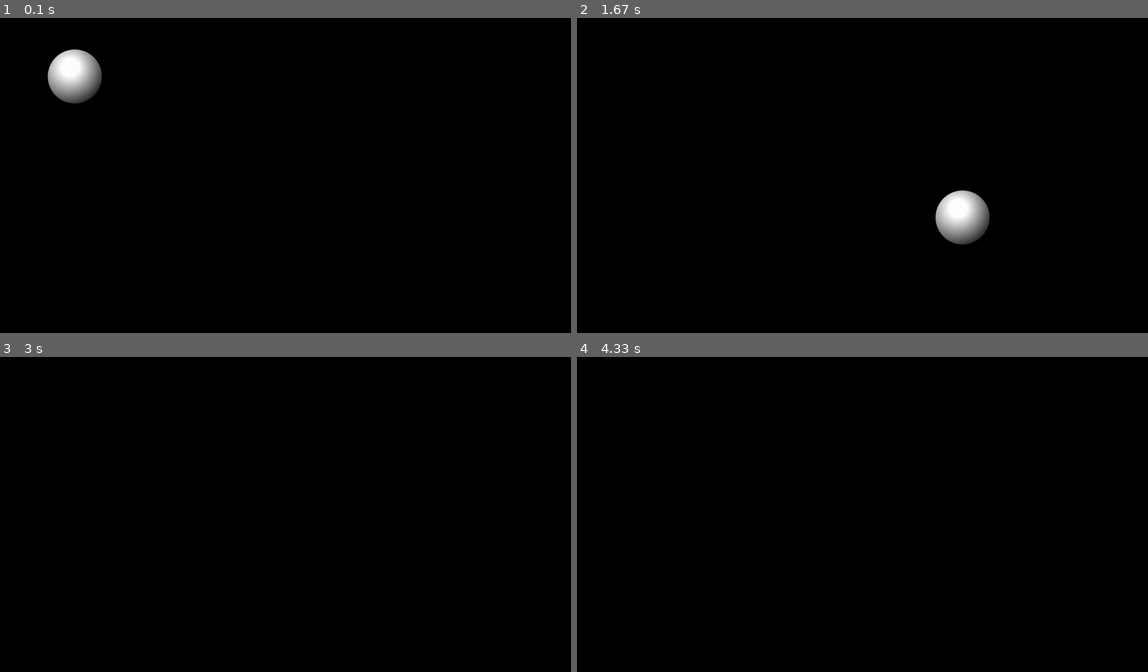
Above: before the commit, frames 1-4 (two rows, left to right).
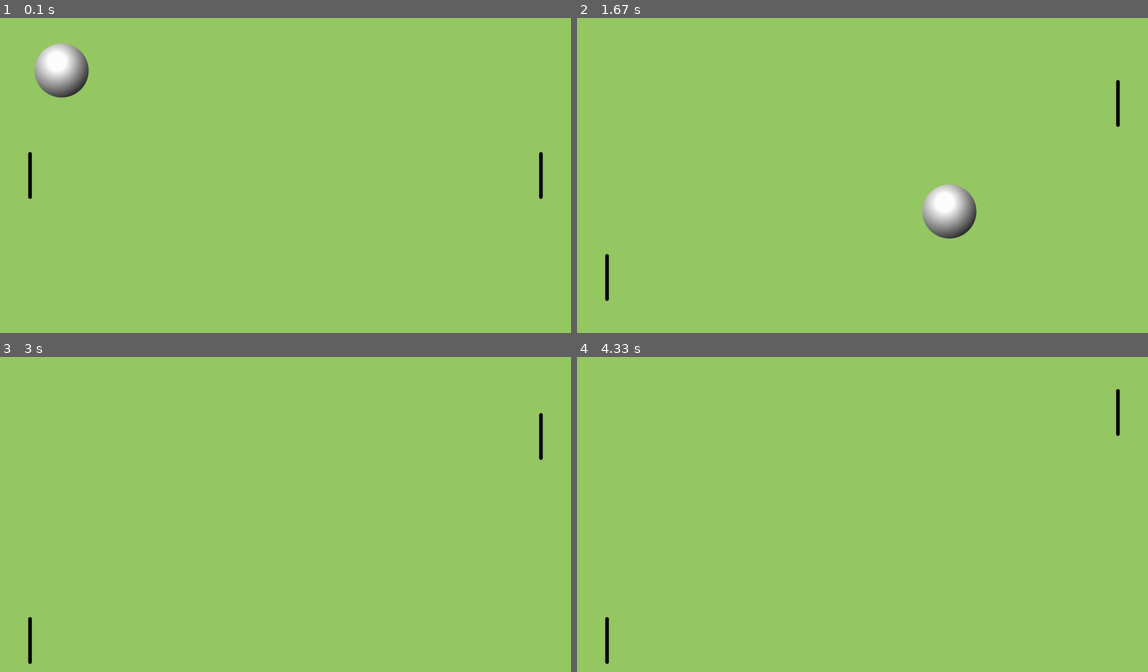
Above: after the commit, the same moments.

Repository: shakori999/pygame
Game: pygame game, started from full_cours/game1/game1.py
The game is run twice, just before and just after one commit, with the same random seed, the same clock (stepped at 60 frames per second) and the same inputs.
Inputs:
- Up to frame 1 (0.1 s): no input
- Up to frame 2 (1.67 s): hold Z 0.33-0.8 s; hold Up 0.33-0.8 s; hold Up 0.83-1.3 s; tap Z at 0.9, 1.2, 1.4 s; tap A at 0.98 s; hold Down 1.33-1.63 s
- Up to frame 3 (3 s): hold Up 1.67-2.03 s; tap Z at 1.73, 2.13, 2.53, 2.87 s; hold Down 2.07-2.43 s; tap A at 2.22 s; hold Up 2.47-2.77 s; hold Down from 2.8 s (still down)
- Up to frame 4 (4.33 s): release Down at 3.1 s; hold Up 3.13-3.5 s; tap Z at 3.2, 3.6, 4 s; tap A at 3.28 s; hold Down 3.53-3.9 s; hold Up 3.93-4.23 s; hold Down from 4.27 s (still down)

The runs differ from the first frame. In frame 1, 100% of the frame differs, in the area x 0-100%, y 0-100%; in frame 2, 100%; in frame 3, 100%; in frame 4, 100%.

Commit message:
be sure the bat work correctly and finished the hole game

Diff:
--- a/full_cours/game1/game1.py
+++ b/full_cours/game1/game1.py
@@ -37,10 +37,36 @@
         screen = pg.display.get_surface()
         self.area = screen.get_rect()
         self.vector = vector
+        self.hit = 0
 
     def update(self):
         newpos = self.calcnewpos(self.rect, self.vector)
         self.rect = newpos
+        (angle, z) = self.vector
+
+        if not self.area.contains(newpos):
+            tl = not self.area.collidepoint(newpos.topleft)
+            tr = not self.area.collidepoint(newpos.topright)
+            bl = not self.area.collidepoint(newpos.bottomleft)
+            br = not self.area.collidepoint(newpos.bottomright)
+            if tr and tl or (br and bl):
+                angle = -angle
+            # if tl and bl:
+            #     # self.offcourt(player=2)
+            # if tr and br:
+            #     # self.offcourt(player=1)
+        else:
+            player1.rect.inflate(-3, -3)
+            player2.rect.inflate(-3, -3)
+            if self.rect.colliderect(player1.rect) == 1 and not self.hit:
+                angle = math.pi - angle
+                self.hit = not self.hit
+            elif self.rect.colliderect(player2.rect) == 1 and not self.hit:
+                angle = math.pi - angle
+                self.hit = not self.hit
+            elif self.hit:
+                self.hit = not self.hit
+        self.vector = (angle, z)
 
     def calcnewpos(self, rect, vector):
         (angle, z) = vector
@@ -58,6 +84,8 @@
 
     def __init__(self, side):
         pg.sprite.Sprite.__init__(self)
+        # filled_rect = pg.Rect(100, 100, 25, 150)
+        # bat = pg.draw.rect(screen, (125, 214, 129), filled_rect)
         self.image, self.rect = load_png("bat.png")
         screen = pg.display.get_surface()
         self.area = screen.get_rect()
@@ -98,7 +126,7 @@
 
     background = pg.Surface(screen.get_size())
     background = background.convert()
-    background.fill((0, 0, 0))
+    background.fill((150, 200, 100))
 
     # initialise players
     global player1
@@ -111,26 +139,41 @@
     ball = Ball((0, 0), (0.46, speed))
 
     ballsprite = pg.sprite.RenderPlain(ball)
+    playersprites = pg.sprite.RenderPlain(player1, player2)
 
     screen.blit(background, (0, 0))
     pg.display.flip()
 
+    clock = pg.time.Clock()
     while 1:
+        clock.tick(60)
         for event in pg.event.get():
             if event.type == pg.QUIT:
                 sys.exit()
-            # elif event.type == pg.KEYDOWN:
-            #     if event.key == pg.K_UP:
-            #         player.moveup()
-            #     if event.key == pg.K_DOWN:
-            #         player.movedown()
-            # elif event.type == pg.KEYUP:
-            #     if event.key == pg.K_UP or event.key == pg.K_DOWN:
-            #         player.movepos = [0, 0]
-            #         player.state = "still"
+            elif event.type == pg.KEYDOWN:
+                if event.key == pg.K_a:
+                    player1.moveup()
+                if event.key == pg.K_z:
+                    player1.movedown()
+                if event.key == pg.K_DOWN:
+                    player2.movedown()
+                if event.key == pg.K_UP:
+                    player2.moveup()
+            elif event.type == pg.KEYUP:
+                if event.key == pg.K_UP or event.key == pg.K_DOWN:
+                    player2.movepos = [0, 0]
+                    player2.state = "still"
+                if event.key == pg.K_a or event.key == pg.K_z:
+                    player1.movepos = [0, 0]
+                    player1.state = "still"
+
         screen.blit(background, ball.rect, ball.rect)
+        screen.blit(background, player1.rect, player1.rect)
+        screen.blit(background, player2.rect, player2.rect)
         ballsprite.update()
+        playersprites.update()
         ballsprite.draw(screen)
+        playersprites.draw(screen)
         pg.display.flip()
 
 
Binary file changed: full_cours/images/bat.png
